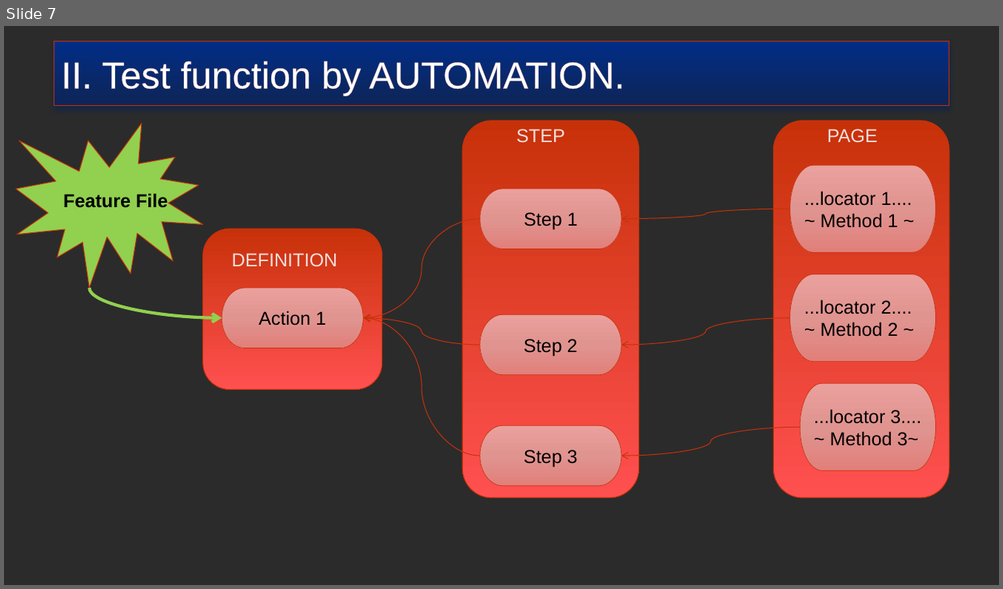
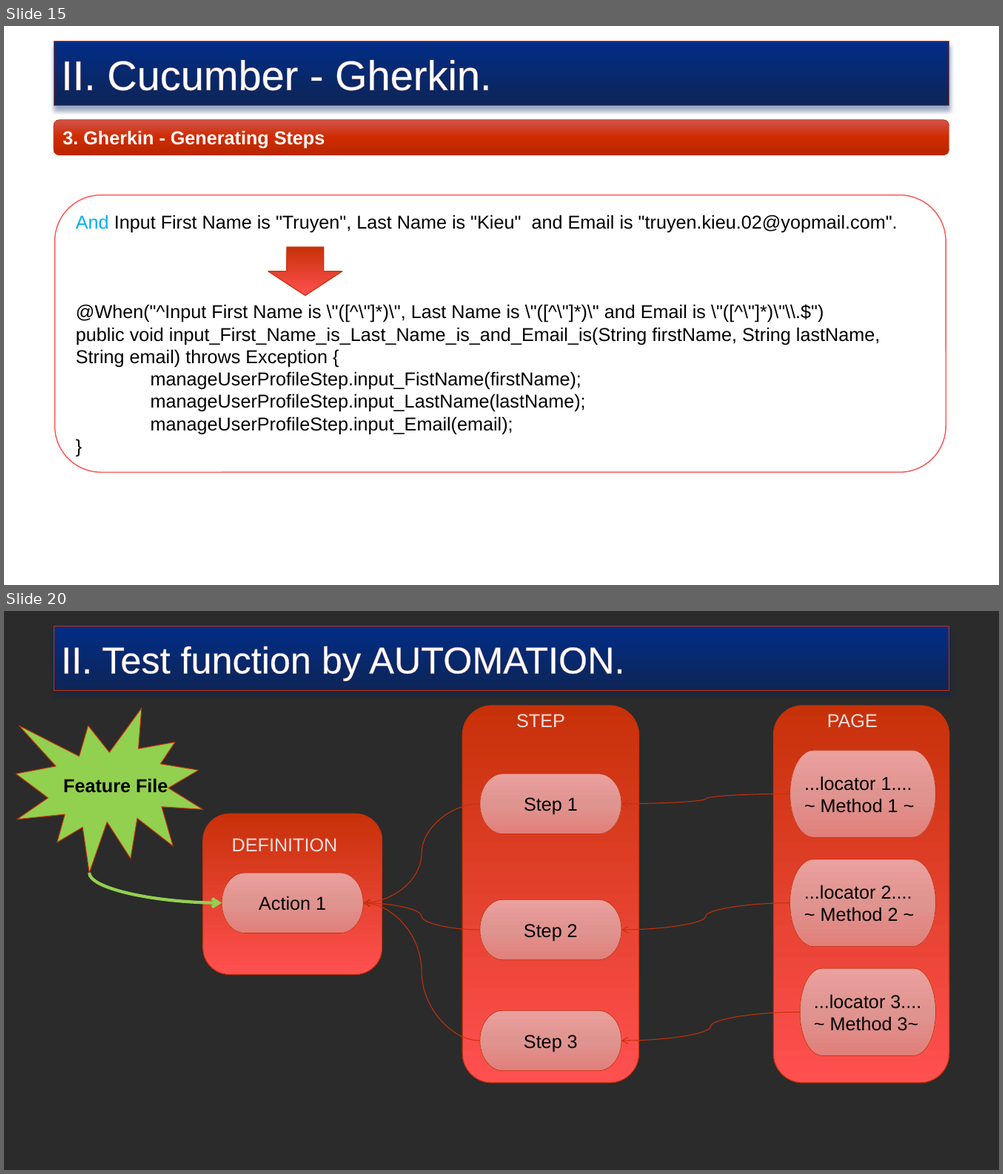
Before and after one commit to truyenkv/sharing, a slide deck: Sharing.pptx. Shown one above the other, each under a label of ours: slide 7 before the commit, slides 15 and 20 after it; the slides between them are not shown. The pictures are 1003x589 and 1003x1174 pixels, drawn with LibreOffice and Linux fonts; fonts in the diff are those of the drawing; background and template pictures are left out; a plain dark background stands for a picture behind light text. Boxes give left, top, right and bottom in pixels: in the first picture for what was removed or moved away, otherwise in the second. Text is boxed around its words. In the diff, an @@ line names an element or a change of style, - is before the commit and + after.

```diff
--- a/Sharing.pptx
+++ b/Sharing.pptx
@@ slide 15 added at (x1=4, y1=26, x2=999, y2=585), background picture (left out) @@
@@ rectangle added at (x1=54, y1=42, x2=949, y2=106), fill gradient #012D86 to #0E2557, outline #C73109 0.75 pt, 40 pt, text #FFFFFF @@
+II. Cucumber - Gherkin.
@@ rounded rectangle added at (x1=54, y1=120, x2=949, y2=155), fill gradient #D1554B to #D02C00 to #B92700, outline #C73109 0.5 pt, 18 pt, text #FFFFFF, bold @@
+3. Gherkin - Generating Steps
@@ rounded rectangle added at (x1=55, y1=195, x2=945, y2=473), fill #FFFFFF, outline #FF5050 1 pt, 18 pt, text #000000 @@
+And Input First Name is "Truyen", Last Name is "Kieu" and Email is "truyen.kieu.02@yopmail.com".
+@When("^Input First Name is \"([^\"]*)\", Last Name is \"([^\"]*)\" and Email is \"([^\"]*)\"\\.$")
+public void input_First_Name_is_Last_Name_is_and_Email_is(String firstName, String lastName,
+String email) throws Exception {
+manageUserProfileStep.input_FistName(firstName);
+manageUserProfileStep.input_LastName(lastName);
+manageUserProfileStep.input_Email(email);
+}
@@ down arrow added at (x1=268, y1=247, x2=342, y2=295), fill gradient #C73109 to #FF5050, outline #C73109 0.75 pt @@
@@ what was slide 7 is now slide 20 @@
```
Also in this commit, not shown: 5 slides changed, 14 other slides added, 1 slide removed.
